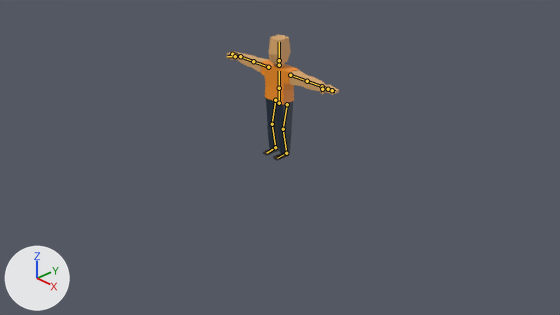
Renders of the Blender file assets/player/playerchar.blend from each side of a commit.
Both versions are drawn from the file's camera 'Camera'. Lighting does not change. The marker at lower left points along +X, +Y and +Z. The bones that bend it are drawn over the model as lines.
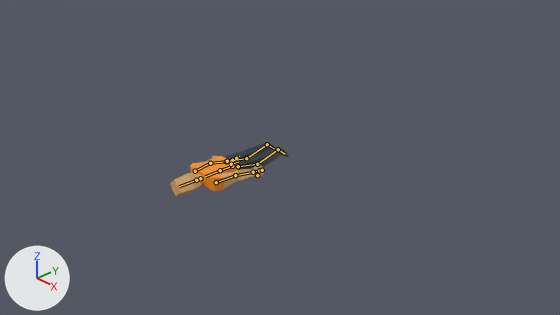
The newer file adds an action. The first version stands in its rest pose; the second is drawn at frame 45 of the action 'Dead'.

Where the change shows, as pixel boxes [x1, y1, x2, y2] in the pictures (560 x 315 px):
'Cube', posed (6% wider, 57% shorter): before [227, 35, 339, 161]; after [170, 142, 289, 196]
bone 'Pelvic', root to tip: before (279, 103) to (279, 88); after (232, 166) to (220, 170)
bone 'chest', root to tip: before (279, 88) to (279, 71); after (220, 170) to (205, 176)
bone 'head', root to tip: before (279, 60) to (279, 42); after (196, 180) to (179, 186)
bone 'upperarm.l', root to tip: before (290, 75) to (307, 81); after (216, 182) to (235, 175)
bone 'lowerarm.l', root to tip: before (307, 81) to (322, 86); after (235, 175) to (253, 172)
bone 'fingers-a.l', root to tip: before (328, 89) to (332, 90); after (259, 170) to (262, 170)
bone 'fingers-b.l', root to tip: before (332, 90) to (335, 91); after (262, 170) to (259, 170)
bone 'thumb.l', root to tip: before (322, 89) to (322, 92); after (257, 175) to (259, 177)
bone 'upperarm.r', root to tip: before (268, 67) to (253, 61); after (195, 171) to (210, 163)
bone 'lowerarm.r', root to tip: before (253, 61) to (240, 56); after (210, 163) to (226, 161)
bone 'hand.r', root to tip: before (240, 56) to (235, 55); after (226, 161) to (232, 160)
bone 'fingers-a.r', root to tip: before (235, 55) to (232, 54); after (232, 160) to (236, 158)
bone 'fingers-b.r', root to tip: before (232, 54) to (230, 53); after (236, 158) to (239, 156)
bone 'thumb.r', root to tip: before (235, 56) to (227, 56); after (231, 164) to (238, 162)

The change in detail:
Bone 'Pelvic' (bone_pelvic) moves from (0.0, 0.0, 0.0) to (-0.879, -0.689, 0.0).
Bone 'Pelvic' (bone_pelvic) turns from (0, 0, 0) to (0, 0, 87) degrees about its own x, y and z.
Bone 'chest' (bone_chest) turns from (0, 0, 0) to (0, 0, 3) degrees about its own x, y and z.
Bone 'head' (bone_head) turns from (0, 0, 0) to (-9, -48, 8) degrees about its own x, y and z.
Bone 'upperarm.l' (bone_upperarm_l) turns from (0, 0, 0) to (-84, 0, 0) degrees about its own x, y and z.
Bone 'lowerarm.l' (bone_lowerarm_l) turns from (0, 0, 0) to (2, -31, -7) degrees about its own x, y and z.
Bone 'fingers-a.l' (bone_fingers_a_l) turns from (0, 0, 0) to (-26, 0, 2) degrees about its own x, y and z.
Bone 'fingers-b.l' (bone_fingers_b_l) turns from (0, 0, 0) to (-73, 3, 3) degrees about its own x, y and z.
Bone 'thumb.l' (bone_thumb_l) turns from (0, 0, 0) to (26, -52, 29) degrees about its own x, y and z.
Bone 'upperarm.r' (bone_upperarm_r) turns from (0, 0, 0) to (-80, 0, 10) degrees about its own x, y and z.
Bone 'lowerarm.r' (bone_lowerarm_r) turns from (0, 0, 0) to (-14, -50, 25) degrees about its own x, y and z.
Bone 'hand.r' (bone_hand_r) turns from (0, 0, 0) to (-10, 2, 0) degrees about its own x, y and z.
Bone 'fingers-a.r' (bone_fingers_a_r) turns from (0, 0, 0) to (-13, 2, 0) degrees about its own x, y and z.
Bone 'fingers-b.r' (bone_fingers_b_r) turns from (0, 0, 0) to (-54, 8, -2) degrees about its own x, y and z.
Bone 'thumb.r' (bone_thumb_r) turns from (0, 0, 0) to (-6, 13, 47) degrees about its own x, y and z.
Bone 'foot-ik.l' (bone_foot_ik_l) moves from (0.0, 0.0, 0.0) to (-0.11, -0.167, 0.0).
Bone 'foot-ik.l' (bone_foot_ik_l) turns from (0, 0, 0) to (0, 0, 134) degrees about its own x, y and z.
Bone 'knee-ik.l' (bone_knee_ik_l) moves from (0.0, 0.0, 0.0) to (-0.955, 0.275, 0.0).
Bone 'foot-ik.r' (bone_foot_ik_r) moves from (0.0, 0.0, 0.0) to (-0.11, -0.167, 0.0).
Bone 'foot-ik.r' (bone_foot_ik_r) turns from (0, 0, 0) to (0, 0, 134) degrees about its own x, y and z.
Bone 'knee-ik.r' (bone_knee_ik_r) moves from (0.0, 0.0, 0.0) to (-0.955, 0.275, 0.0).
